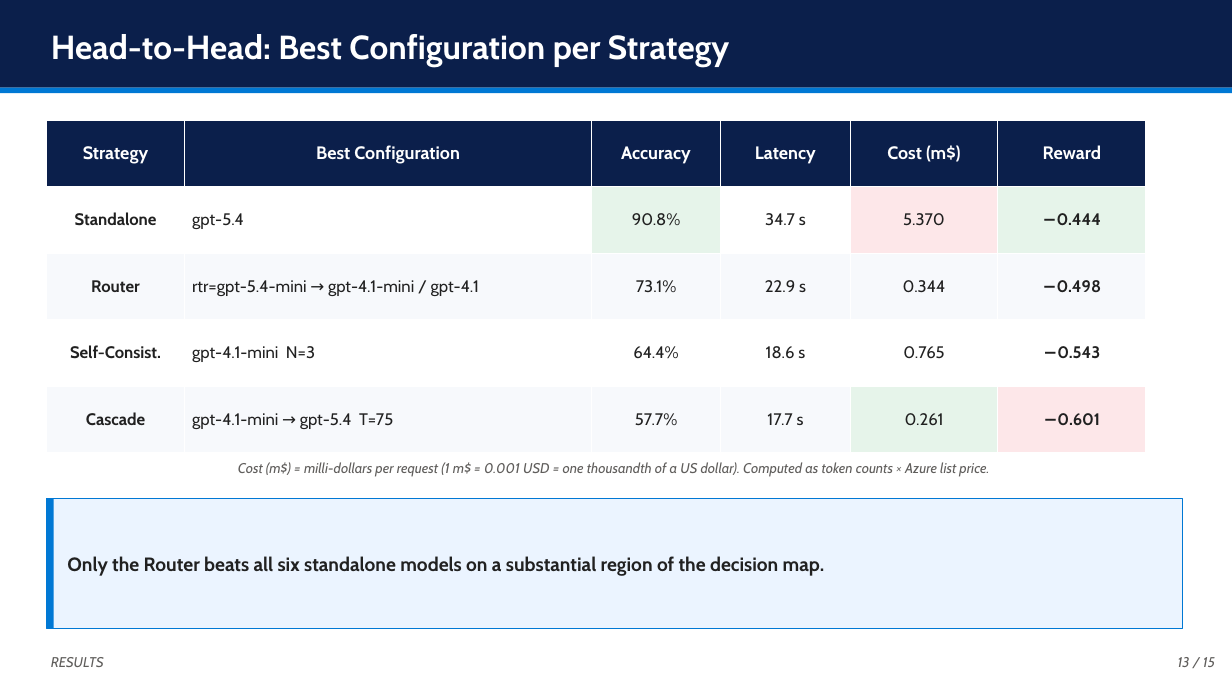
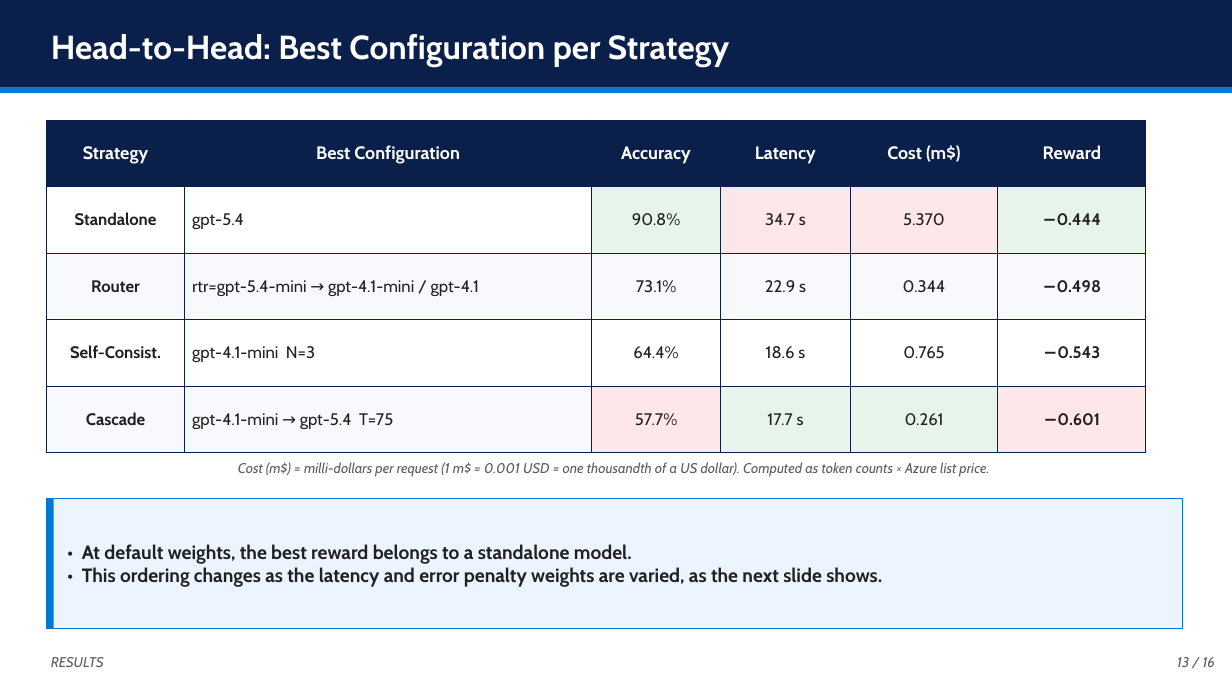
Before and after one commit to MatinAbaszada/llm-evaluation-azure, a slide deck: slide 13 of Presentation/Thesis_Defense.pptx. Drawn at 1232x693 pixels with LibreOffice and Linux fonts; fonts in the diff are those of the drawing. Boxes give left, top, right and bottom in pixels: in the first picture for what was removed or moved away, otherwise in the second. Text is boxed around its words. In the diff, an @@ line names an element or a change of style, - is before the commit and + after.

```diff
--- a/Presentation/Thesis_Defense.pptx
+++ b/Presentation/Thesis_Defense.pptx
@@ table at (x1=46, y1=120, x2=1146, y2=453) @@
@@ fill #FFFFFF to #FDE7E9 in row 2, column 4 @@
@@ fill #F7F9FC to #FDE7E9 in row 5, column 3 @@
@@ fill #F7F9FC to #E6F4EA in row 5, column 4 @@
@@ borders changed @@
@@ text at (x1=82, y1=544, x2=882, y2=587): text changed @@
-Only the Router beats all six standalone models on a substantial region of the decision map.
+• At default weights, the best reward belongs to a standalone model.
+• This ordering changes as the latency and error penalty weights are varied, as the next slide shows.
@@ text at (x1=1177, y1=657, x2=1215, y2=667): text changed @@
-13 / 15
+13 / 16
```
Also in this commit, not shown: 17 other slides changed, 3 slides added, 8 other files.
